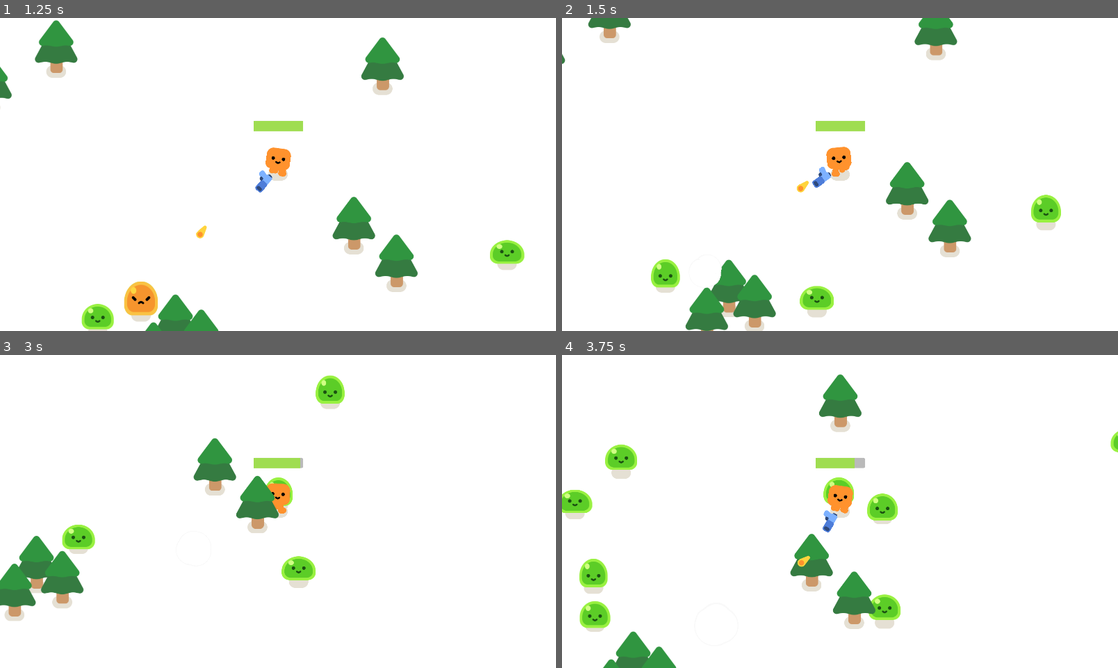
Above: before the commit, frames 1-4 (two rows, left to right).
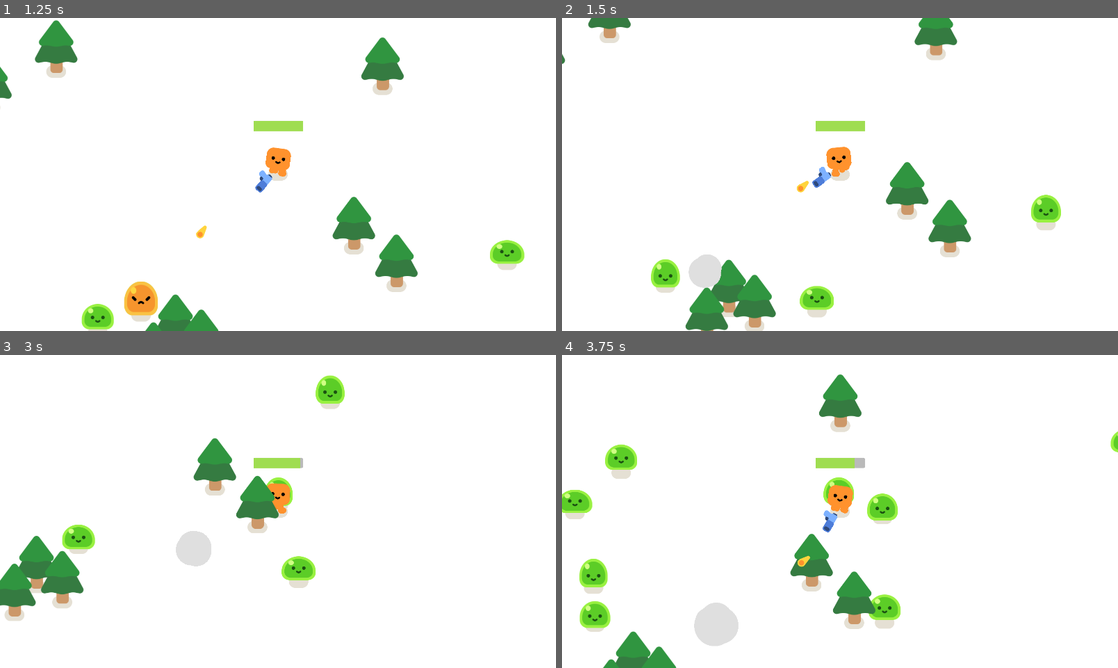
Above: after the commit, the same moments.

Repository: gdquest-demos/getting-started-with-godot-4
Game: Godot game, scene res://survivors_game.tscn
The game is run twice, just before and just after one commit, with the same random seed, the same clock (stepped at 60 frames per second) and the same inputs.
Inputs:
- Up to frame 1 (1.25 s): hold D (move_right) from 0.53 s (still down)
- Up to frame 2 (1.5 s): release D (move_right) at 1.28 s; hold S (move_back) from 1.28 s (still down)
- Up to frame 3 (3 s): release S (move_back) at 2.03 s; hold D (move_right) 2.03-2.78 s; hold W (move_forward) from 2.78 s (still down)
- Up to frame 4 (3.75 s): release W (move_forward) at 3.53 s; hold A (move_left) from 3.53 s (still down)

Frame 1 is identical in both runs. In frame 2, 0.5% of the frame differs, in the area x 22-29%, y 75-87%; in frame 3, 0.6%; in frame 4, 0.8%, in the area x 23-32%, y 79-93%.

Commit message:
change smoke color so it shows on snow

Diff:
--- a/2d-project-completed/smoke_explosion/smoke_explosion.tscn
+++ b/2d-project-completed/smoke_explosion/smoke_explosion.tscn
@@ -5,8 +5,8 @@
 
 [sub_resource type="Gradient" id="Gradient_obal6"]
 interpolation_mode = 1
-offsets = PackedFloat32Array(0, 0.7)
-colors = PackedColorArray(0.98, 0.98, 0.98, 1, 1, 1, 1, 1)
+offsets = PackedFloat32Array(0.105691, 0.7)
+colors = PackedColorArray(0.878431, 0.878431, 0.878431, 1, 0.878431, 0.878431, 0.878431, 1)
 
 [sub_resource type="GradientTexture1D" id="GradientTexture1D_mxd0d"]
 gradient = SubResource("Gradient_obal6")
@@ -35,6 +35,45 @@
 shader_parameter/voronoi_sampler = SubResource("NoiseTexture2D_uji5e")
 shader_parameter/edge_curve = SubResource("CurveTexture_p664q")
 shader_parameter/color_gradient = SubResource("GradientTexture1D_mxd0d")
+
+[sub_resource type="Animation" id="Animation_6fv2e"]
+length = 0.001
+tracks/0/type = "value"
+tracks/0/imported = false
+tracks/0/enabled = true
+tracks/0/path = NodePath("Smoke:material:shader_parameter/offset")
+tracks/0/interp = 1
+tracks/0/loop_wrap = true
+tracks/0/keys = {
+"times": PackedFloat32Array(0),
+"transitions": PackedFloat32Array(1),
+"update": 0,
+"values": [2.0]
+}
+tracks/1/type = "value"
+tracks/1/imported = false
+tracks/1/enabled = true
+tracks/1/path = NodePath("Smoke:scale")
+tracks/1/interp = 1
+tracks/1/loop_wrap = true
+tracks/1/keys = {
+"times": PackedFloat32Array(0),
+"transitions": PackedFloat32Array(1),
+"update": 0,
+"values": [Vector2(1, 1)]
+}
+tracks/2/type = "value"
+tracks/2/imported = false
+tracks/2/enabled = true
+tracks/2/path = NodePath("Smoke:modulate")
+tracks/2/interp = 1
+tracks/2/loop_wrap = true
+tracks/2/keys = {
+"times": PackedFloat32Array(0),
+"transitions": PackedFloat32Array(1),
+"update": 0,
+"values": [Color(0.396078, 0.396078, 0.396078, 1)]
+}
 
 [sub_resource type="Animation" id="Animation_viyco"]
 resource_name = "explosion"
@@ -75,45 +114,6 @@
 "values": [1.0, 0.0]
 }
 
-[sub_resource type="Animation" id="Animation_6fv2e"]
-length = 0.001
-tracks/0/type = "value"
-tracks/0/imported = false
-tracks/0/enabled = true
-tracks/0/path = NodePath("Smoke:material:shader_parameter/offset")
-tracks/0/interp = 1
-tracks/0/loop_wrap = true
-tracks/0/keys = {
-"times": PackedFloat32Array(0),
-"transitions": PackedFloat32Array(1),
-"update": 0,
-"values": [2.0]
-}
-tracks/1/type = "value"
-tracks/1/imported = false
-tracks/1/enabled = true
-tracks/1/path = NodePath("Smoke:scale")
-tracks/1/interp = 1
-tracks/1/loop_wrap = true
-tracks/1/keys = {
-"times": PackedFloat32Array(0),
-"transitions": PackedFloat32Array(1),
-"update": 0,
-"values": [Vector2(1, 1)]
-}
-tracks/2/type = "value"
-tracks/2/imported = false
-tracks/2/enabled = true
-tracks/2/path = NodePath("Smoke:modulate")
-tracks/2/interp = 1
-tracks/2/loop_wrap = true
-tracks/2/keys = {
-"times": PackedFloat32Array(0),
-"transitions": PackedFloat32Array(1),
-"update": 0,
-"values": [Color(1, 1, 1, 1)]
-}
-
 [sub_resource type="AnimationLibrary" id="AnimationLibrary_8msef"]
 _data = {
 "RESET": SubResource("Animation_6fv2e"),
@@ -125,6 +125,7 @@
 
 [node name="Smoke" type="ColorRect" parent="."]
 unique_name_in_owner = true
+modulate = Color(0.396078, 0.396078, 0.396078, 1)
 material = SubResource("ShaderMaterial_dssfe")
 anchors_preset = 8
 anchor_left = 0.5
@@ -138,6 +139,7 @@
 grow_horizontal = 2
 grow_vertical = 2
 pivot_offset = Vector2(64, 64)
+color = Color(0.568627, 0.568627, 0.568627, 1)
 
 [node name="AnimationPlayer" type="AnimationPlayer" parent="."]
 unique_name_in_owner = true
